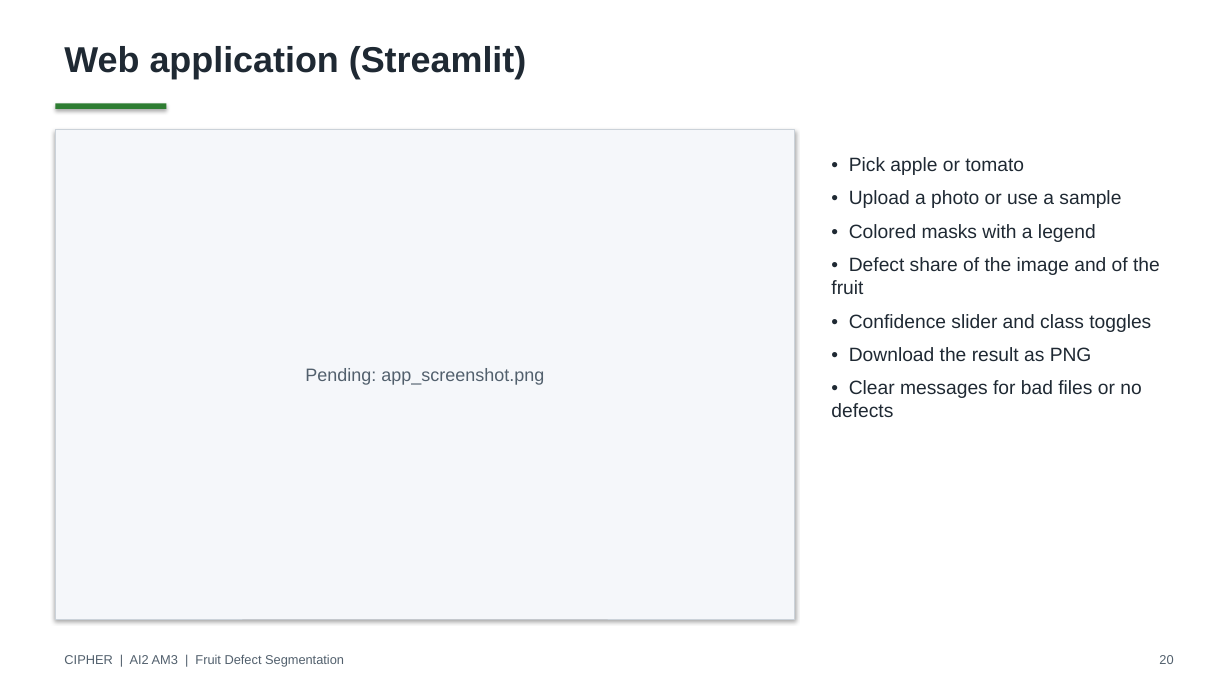
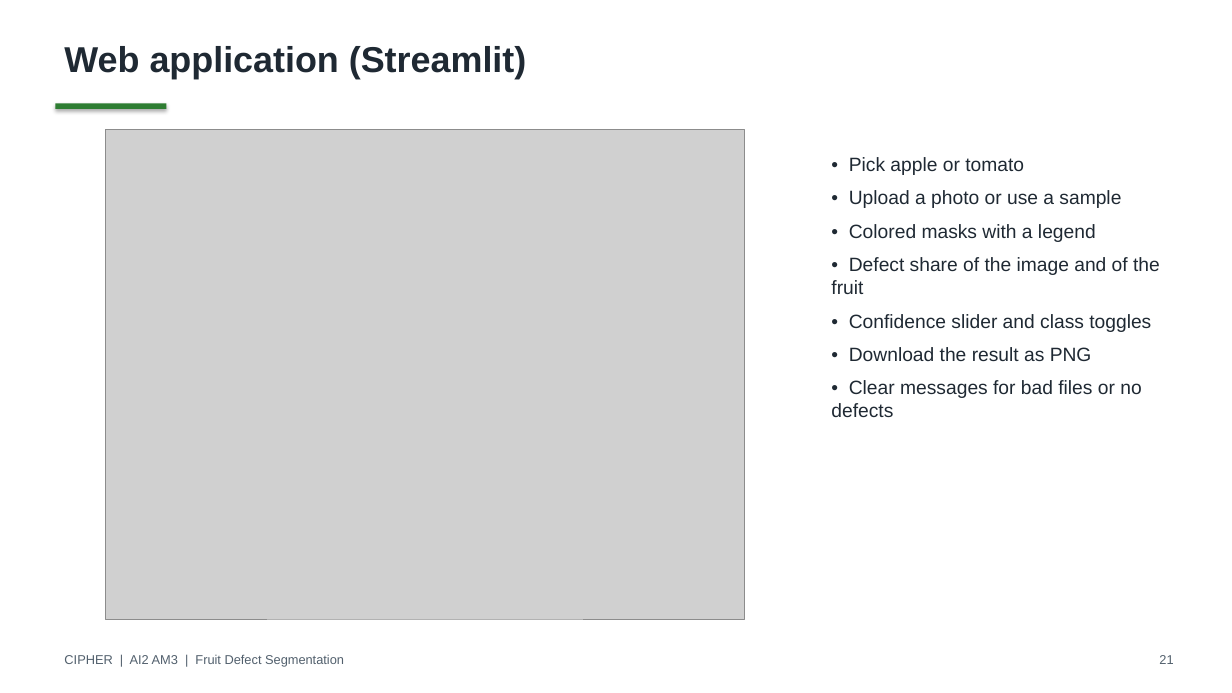
Before and after one commit to deangg/instancesegmentation, a slide deck: slide 21 of slides/CIPHER_AI2_Final_Defense.pptx (slide 20 before the commit). Drawn at 1232x693 pixels with LibreOffice and Linux fonts; fonts in the diff are those of the drawing; grey boxes stand for pictures. Boxes give left, top, right and bottom in pixels: in the first picture for what was removed or moved away, otherwise in the second. Text is boxed around its words. In the diff, an @@ line names an element or a change of style, - is before the commit and + after.

```diff
--- a/slides/CIPHER_AI2_Final_Defense.pptx
+++ b/slides/CIPHER_AI2_Final_Defense.pptx
@@ rectangle removed at [55, 129, 795, 619] @@
-Pending: app_screenshot.png
@@ picture added at [105, 129, 744, 619] @@
@@ text at [1159, 655, 1173, 664]: text changed @@
-20
+21
```
Also in this commit, not shown: 5 other slides changed, 3 slides added, 2 slides removed, 22 other files.
